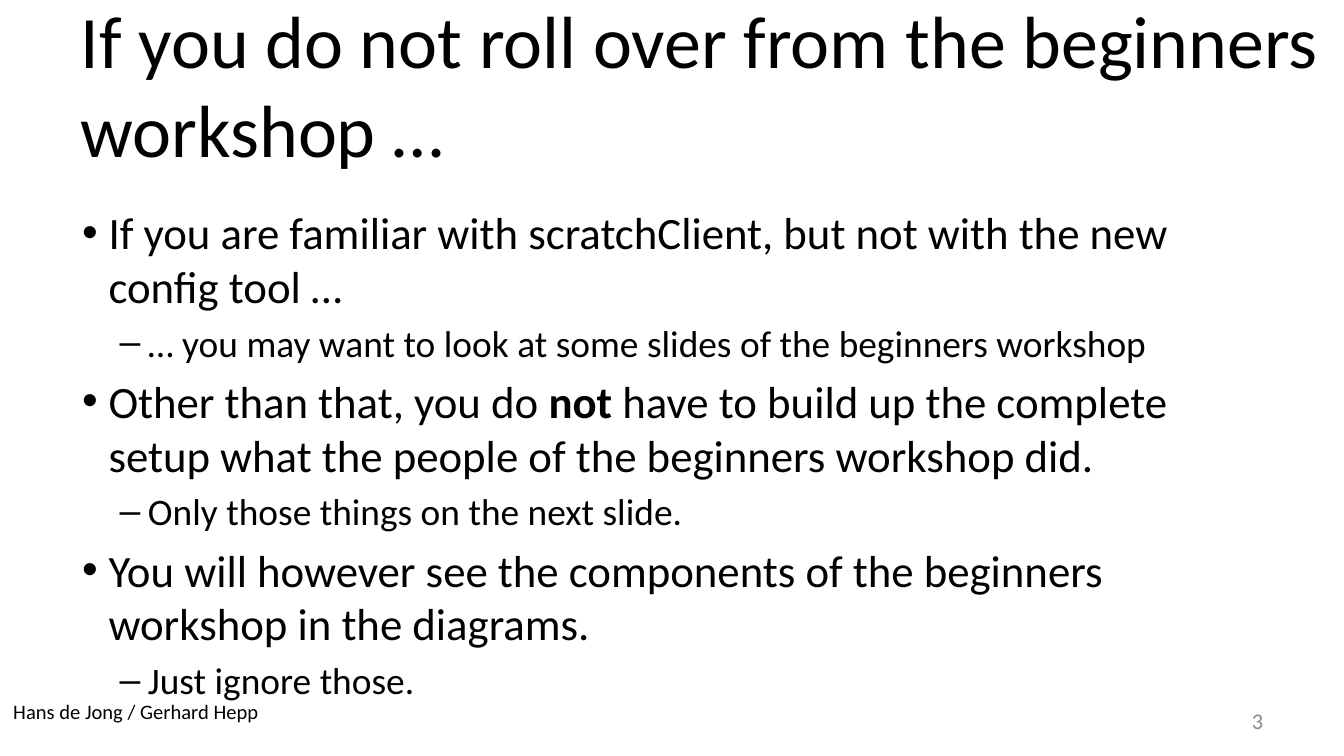
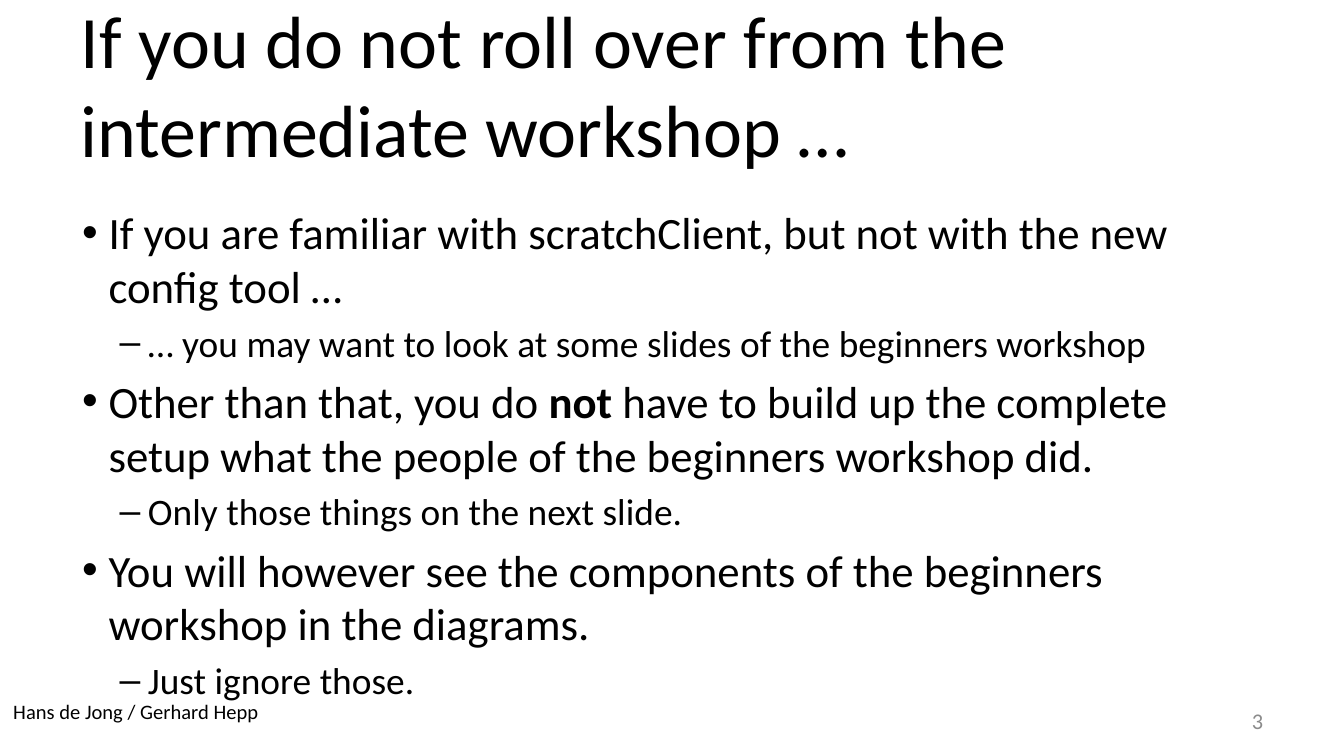
Before and after one commit to hansdejongehv/scratchClient-Tutorials, a slide deck: slide 3 of scratchClientTutorial/UK---English/UK - 3 - scratchCl Advanced Tutorial.pptx. Drawn at 1344x756 pixels with LibreOffice and Linux fonts; fonts in the diff are those of the drawing; background and template pictures are left out. Boxes give left, top, right and bottom in pixels: in the first picture for what was removed or moved away, otherwise in the second. Text is boxed around its words. In the diff, an @@ line names an element or a change of style, - is before the commit and + after.

```diff
--- a/scratchClientTutorial/UK---English/UK - 3 - scratchCl Advanced Tutorial.pptx
+++ b/scratchClientTutorial/UK---English/UK - 3 - scratchCl Advanced Tutorial.pptx
@@ title at box(81, 16, 1006, 169): text changed @@
-If you do not roll over from the beginners workshop …
+If you do not roll over from the intermediate workshop …
```
Also in this commit, not shown: 20 other slides changed, 2 slides removed, 41 other files.
